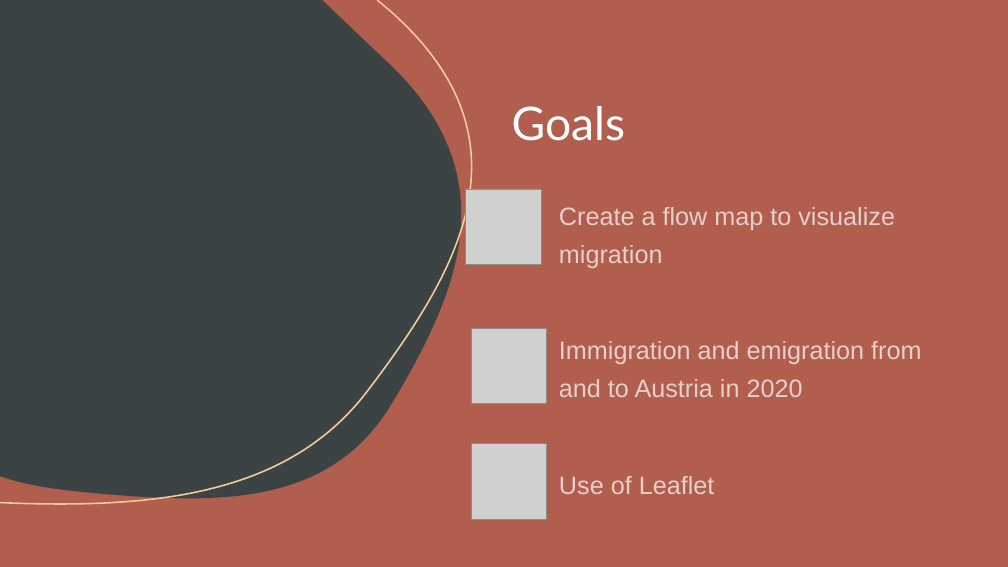
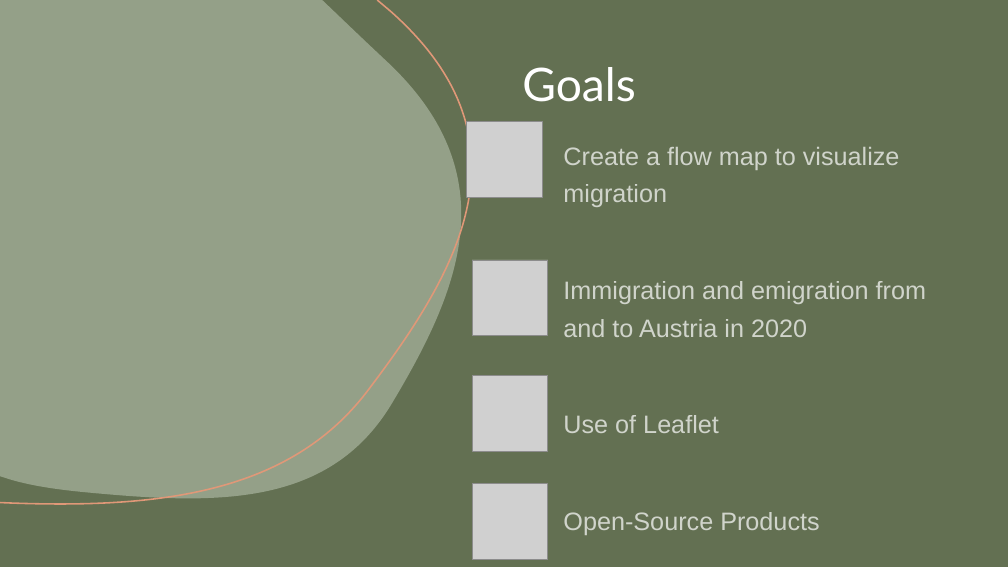
Before and after one commit to MadeByMel/geovisualisation, a slide deck: slide 2 of project_presentation.pptx. Drawn at 1008x567 pixels with LibreOffice and Linux fonts; fonts in the diff are those of the drawing; grey boxes stand for pictures. Boxes give left, top, right and bottom in pixels: in the first picture for what was removed or moved away, otherwise in the second. Text is boxed around its words. In the diff, an @@ line names an element or a change of style, - is before the commit and + after.

Commit message:
update presentation

```diff
--- a/project_presentation.pptx
+++ b/project_presentation.pptx
@@ background #B15E4E to #637052 @@
@@ rectangle at box(0, 0, 1008, 567): fill #B15E4E to #637052 @@
@@ freeform shape at box(0, 0, 461, 498): fill #3B4345 to #94A088 @@
@@ freeform shape at box(0, 0, 472, 504): outline #F4CB99 1.5 pt to #E09878 1.5 pt @@
@@ title "Goals": place and size @@
-title "Goals" at box(512, 106, 626, 141)
+title "Goals" at box(522, 67, 636, 102)
@@ freeform shape at box(0, 57, 37, 192): fill #C5B096 to #E48312 @@
@@ picture: place and size @@
-picture at box(466, 189, 541, 265)
+picture at box(467, 122, 542, 197)
@@ text "Create a flow map to ...": place and size @@
-text "Create a flow map to ..." at box(559, 207, 921, 494)
+text "Create a flow map to ..." at box(563, 147, 926, 535)
@@ picture: place and size @@
-picture at box(471, 328, 547, 404)
+picture at box(473, 260, 548, 336)
@@ picture: place and size @@
-picture at box(471, 444, 547, 520)
+picture at box(473, 376, 548, 451)
@@ picture added at box(473, 484, 548, 560) @@
@@ freeform shape at box(604, 508, 969, 567): outline #A9AEA7 1 pt to #9B8357 1 pt @@
@@ text at box(563, 512, 819, 535): paragraph added @@
+Open-Source Products
@@ freeform shape at box(675, 516, 1008, 567): fill #3B4345 to #94A088 @@
```
Also in this commit, not shown: 3 other slides changed, 4 slides added, 3 slides removed.
